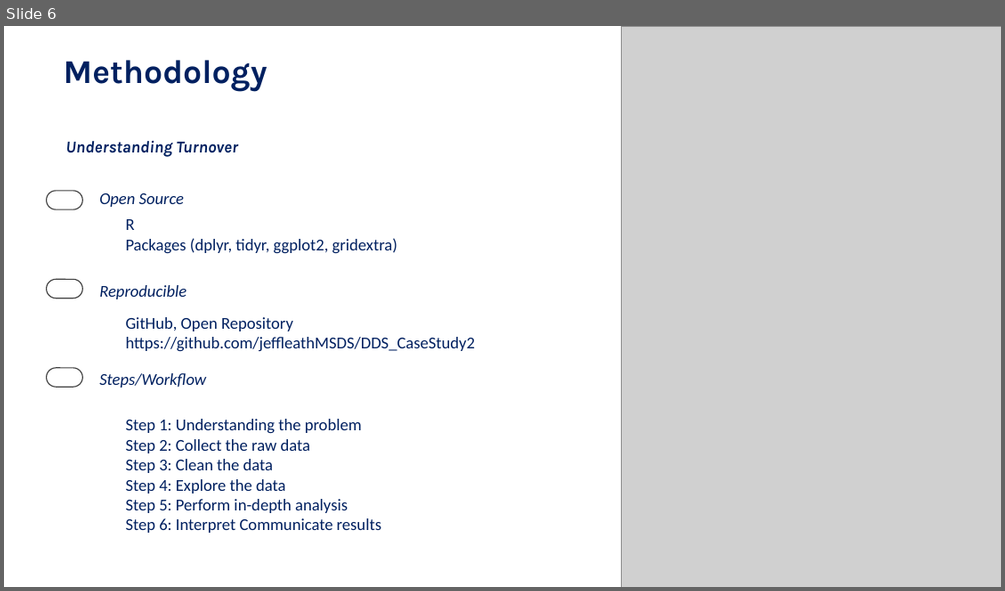
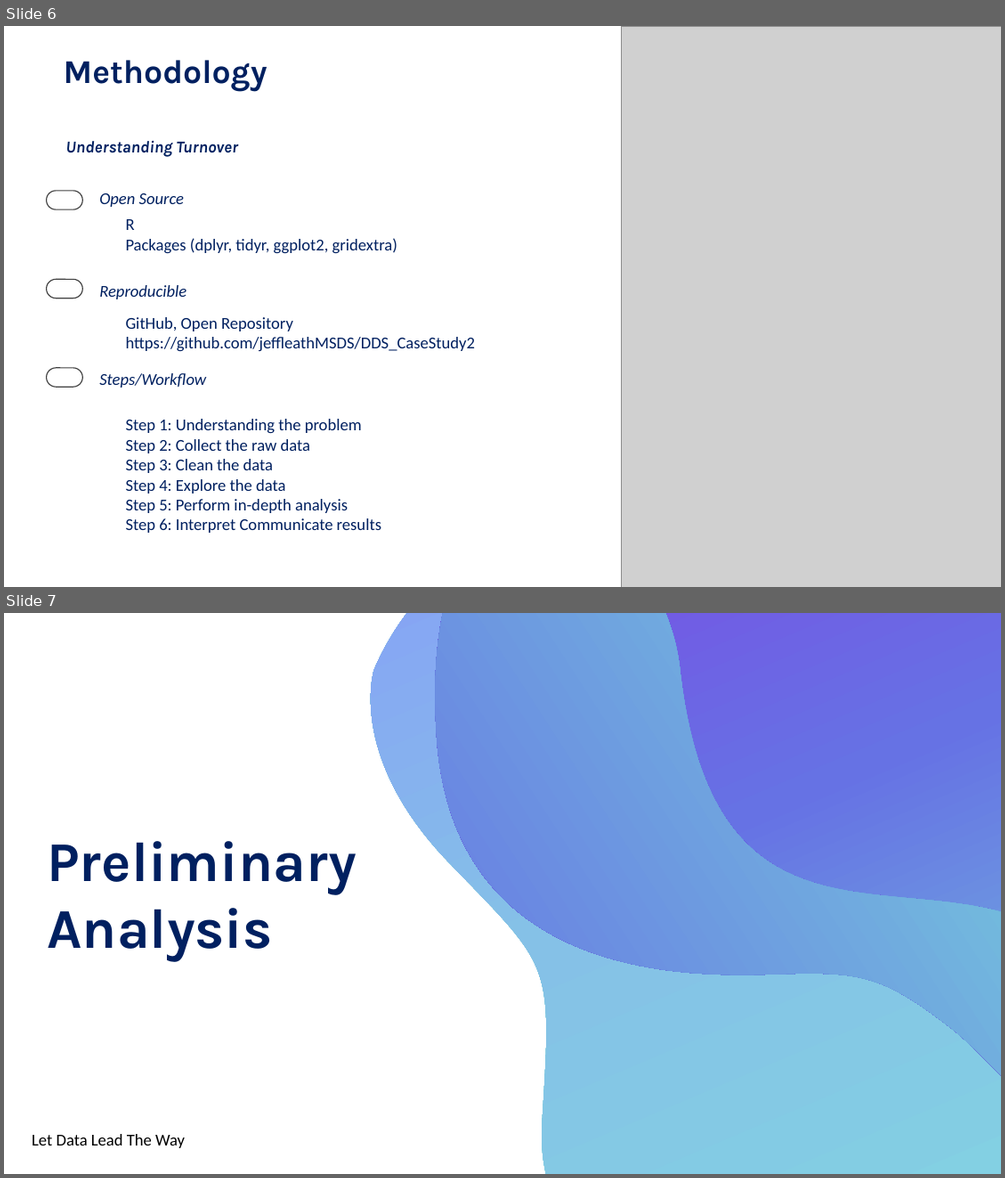
Before and after one commit to jeffleathMSDS/DDS_CaseStudy2, a slide deck: Target/DDSAnalytics_Fall2018.pptx. Shown one above the other, each under a label of ours: slide 6 before the commit, slides 6 and 7 after it. The pictures are 1005x591 and 1005x1178 pixels, drawn with LibreOffice and Linux fonts; fonts in the diff are those of the drawing; grey boxes stand for pictures. Boxes give left, top, right and bottom in pixels: in the first picture for what was removed or moved away, otherwise in the second. Text is boxed around its words. In the diff, an @@ line names an element or a change of style, - is before the commit and + after.

```diff
--- a/Target/DDSAnalytics_Fall2018.pptx
+++ b/Target/DDSAnalytics_Fall2018.pptx
@@ slide 7 added at box(4, 613, 1001, 1174), background #FFFFFF @@
@@ freeform shape added at box(245, 613, 1001, 1174), fill gradient #80DEDE to #85C1E7 to #878CFF @@
@@ freeform shape added at box(274, 613, 1001, 1174), fill gradient #7CEFD8 to #6672E4 to #882BE5 @@
@@ freeform shape added at box(294, 613, 1001, 1174), fill gradient #882BE5 to #6672E4 to #7CEFD8 @@
@@ text added at box(47, 841, 356, 962), 54 pt, text #002060, bold @@
+Preliminary Analysis
@@ text added at box(32, 1134, 185, 1148), 16 pt, text #000000 @@
+Let Data Lead The Way
```
Also in this commit, not shown: 3 slides changed, 16 other slides added, 7 slides removed.
